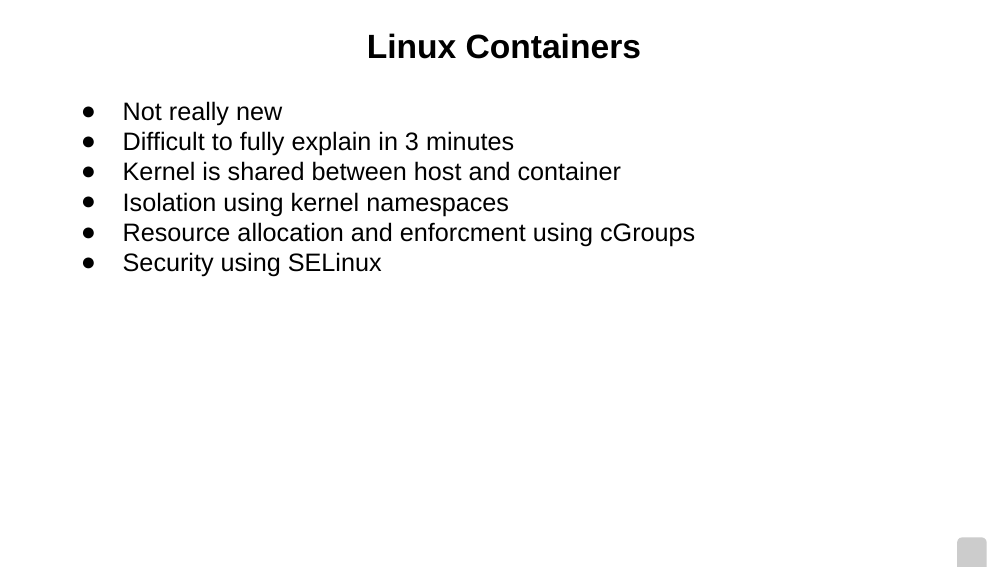
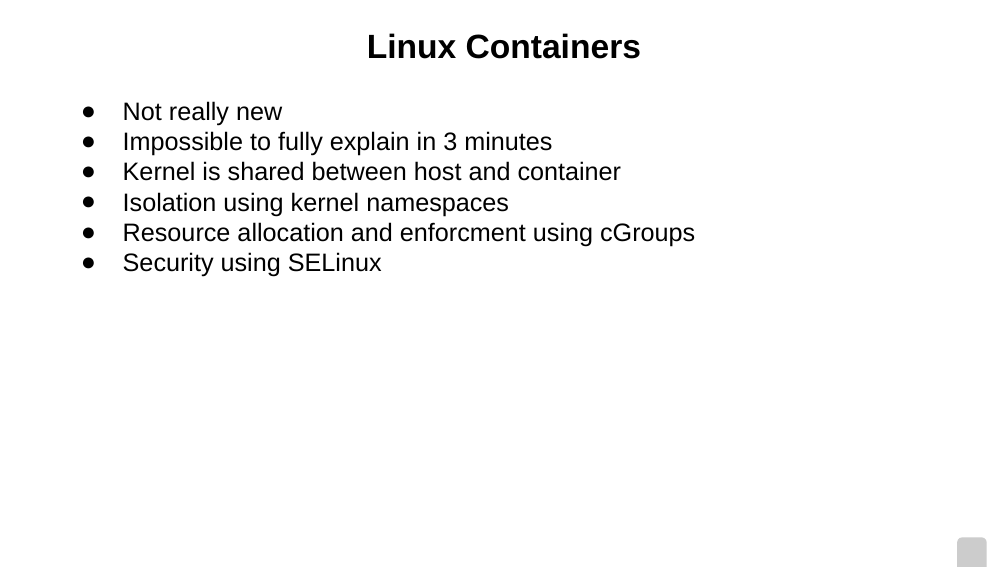
Before and after one commit to pmorie/presentations, a slide deck: slide 7 of CodeshowSE.odp. Drawn at 1008x567 pixels with LibreOffice and Linux fonts; fonts in the diff are those of the drawing; background and template pictures are left out. Boxes give left, top, right and bottom in pixels: in the first picture for what was removed or moved away, otherwise in the second. Text is boxed around its words. In the diff, an @@ line names an element or a change of style, - is before the commit and + after.

```diff
--- a/CodeshowSE.odp
+++ b/CodeshowSE.odp
@@ text at <box>123,131,552,156</box>: text changed @@
-● Difficult to fully explain in 3 minutes
+● Impossible to fully explain in 3 minutes
```
Also in this commit, not shown: 2 other slides changed.
